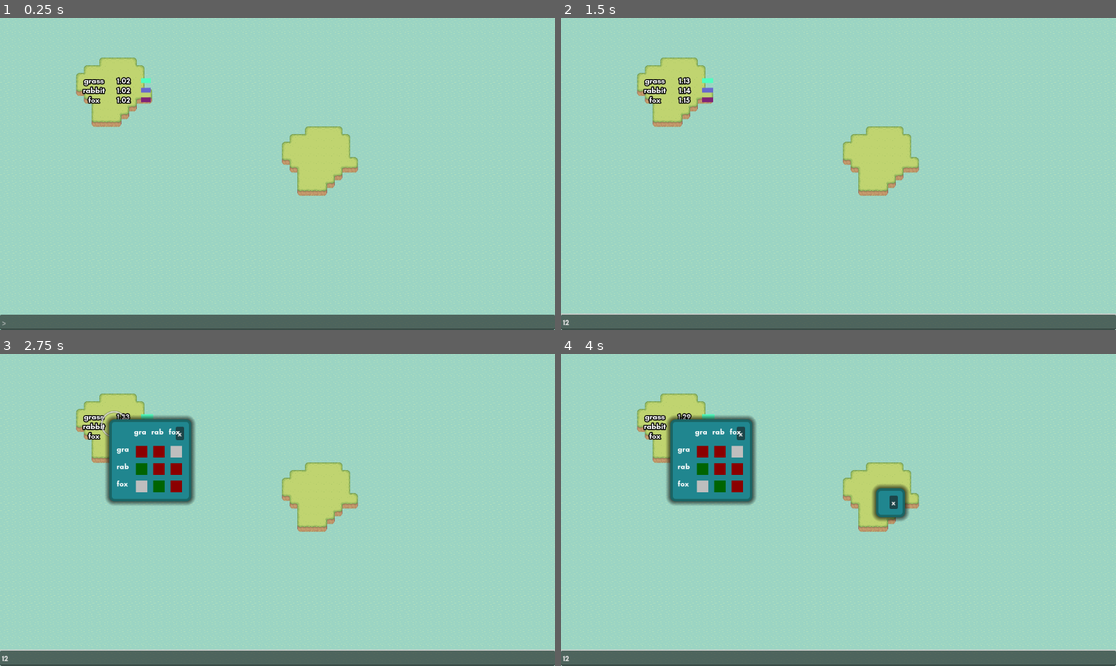
Above: before the commit, frames 1-4 (two rows, left to right).
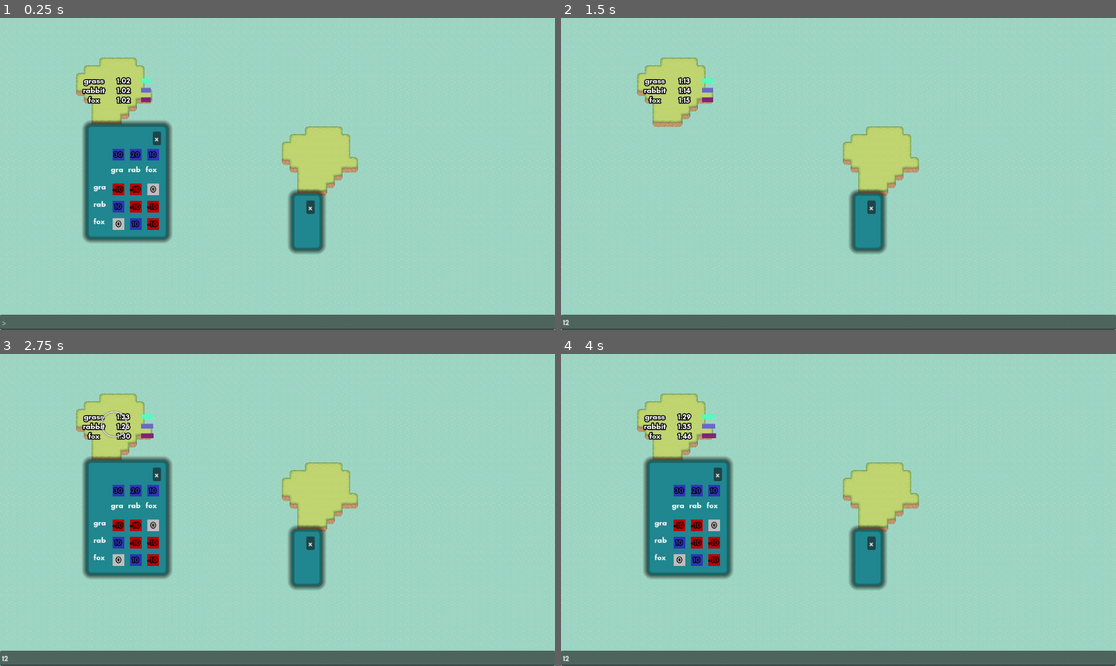
Above: after the commit, the same moments.

Repository: quimnuss/eco
Game: Godot game, scene res://scenes/world.tscn
The game is run twice, just before and just after one commit, with the same random seed, the same clock (stepped at 60 frames per second) and the same inputs.
Inputs (mouse positions are in pixels of both pictures, inside the frame that each line leads up to):
- Up to frame 1 (0.25 s): no input
- Up to frame 2 (1.5 s): click (838, 323) at 0.52 s; type "12" at 0.6 s; click (716, 139) at 1.25 s, where only the run after the commit has a clickable "x"
- Up to frame 3 (2.75 s): tap Enter at 2 s; move the mouse to (111, 422) at 2.02 s; hold Up (ui_up) from 2.03 s (still down); click (111, 422) at 2.17 s
- Up to frame 4 (4 s): tap Space at 2.75 s; move the mouse to (877, 491) at 2.77 s; release Up (ui_up) at 2.78 s; hold Down (ui_down) 2.78-3.53 s; click (877, 491) at 2.92 s; move the mouse to (894, 441) at 3.52 s; hold Up (ui_up) from 3.53 s (still down); click (894, 441) at 3.67 s

The runs differ from the first frame. In frame 1, 7.6% of the frame differs, in the area x 14-59%, y 32-76%; in frame 2, 1.8%; in frame 3, 10%; in frame 4, 11%, in the area x 0-100%, y 19-96%.

Commit message:
new: ui grid for growth and mutuality

Diff:
--- a/actors/glv.gd
+++ b/actors/glv.gd
@@ -89,6 +89,12 @@
         mutuality[index][i] = new_mutuality[i]
     growth[index] = new_growth
 
+func change_mutuality(index_i : int, index_j : int, new_mutuality : float):
+    mutuality[index_i][index_j] = new_mutuality
+
+func change_growth(index_i : int, new_growth : float):
+    growth[index_i] = new_growth
+
 func add_species(species_name : String, new_mutuality : Array, new_growth : float):
     for species_index in range(num_species):
         mutuality[species_index].push_back(0)
--- a/actors/island.tscn
+++ b/actors/island.tscn
@@ -1,6 +1,6 @@
 [gd_scene load_steps=10 format=3 uid="uid://bu1g3ij4mtfhj"]
 
-[ext_resource type="Script" path="res://scripts/migration_pickable.gd" id="1_evnkm"]
+[ext_resource type="Script" path="res://scripts/island.gd" id="1_evnkm"]
 [ext_resource type="Script" path="res://actors/glv.gd" id="2_pg5or"]
 [ext_resource type="TileSet" uid="uid://bxwxldjtw4p8n" path="res://world/island_tileset.tres" id="4_bmc6s"]
 [ext_resource type="Script" path="res://actors/pops.gd" id="4_q8gvr"]
@@ -17,8 +17,8 @@
 fill_from = Vector2(0.5, 0.5)
 metadata/_snap_enabled = true
 
-[sub_resource type="RectangleShape2D" id="RectangleShape2D_7o84u"]
-size = Vector2(74, 62)
+[sub_resource type="RectangleShape2D" id="RectangleShape2D_8wx60"]
+size = Vector2(200, 200)
 
 [node name="Island" type="Node2D"]
 script = ExtResource("1_evnkm")
@@ -40,6 +40,16 @@
 position = Vector2(-80, -16)
 script = ExtResource("4_q8gvr")
 
+[node name="SpeciesGrid" parent="." instance=ExtResource("6_e82f1")]
+anchors_preset = 2
+anchor_top = 1.0
+anchor_bottom = 1.0
+offset_left = -48.0
+offset_top = 85.0
+offset_right = -48.0
+offset_bottom = 85.0
+grow_vertical = 0
+
 [node name="Highlight" type="Polygon2D" parent="."]
 visible = false
 texture = SubResource("GradientTexture2D_k4nnm")
@@ -50,16 +60,11 @@
 script = ExtResource("5_hc6sn")
 
 [node name="CollisionShape2D" type="CollisionShape2D" parent="Area2D"]
-shape = SubResource("RectangleShape2D_7o84u")
-
-[node name="SpeciesGrid" parent="." instance=ExtResource("6_e82f1")]
-visible = false
-anchors_preset = 2
-anchor_top = 1.0
-anchor_bottom = 1.0
-grow_vertical = 0
+shape = SubResource("RectangleShape2D_8wx60")
 
 [connection signal="densities_update" from="GLV" to="Pops" method="_on_glv_densities_update"]
 [connection signal="num_species_changed" from="GLV" to="Pops" method="_on_glv_num_species_changed"]
 [connection signal="species_changed" from="GLV" to="SpeciesGrid" method="_on_glv_species_changed"]
+[connection signal="change_growth" from="SpeciesGrid" to="GLV" method="change_growth"]
+[connection signal="change_mutuality" from="SpeciesGrid" to="GLV" method="change_mutuality"]
 [connection signal="island_clicked" from="Area2D" to="." method="_on_area_2d_island_clicked"]
--- a/data/3_sample_0.tres
+++ b/data/3_sample_0.tres
@@ -1,4 +1,4 @@
-[gd_resource type="Resource" script_class="GLVSample" load_steps=2 format=3]
+[gd_resource type="Resource" script_class="GLVSample" load_steps=2 format=3 uid="uid://civar63veinm5"]
 
 [ext_resource type="Script" path="res://actors/glv_sample.gd" id="1_12wmr"]
 
--- a/scripts/migration_pickable.gd
+++ b/scripts/island.gd
@@ -4,6 +4,8 @@
 @export var island_id : int = -1
 @export var glv_sample : GLVSample
 @onready var highlight : Polygon2D = $Highlight
+@onready var tile_map = $TileMap
+@onready var collision_shape_2d = $Area2D/CollisionShape2D
 
 @onready var glv : GLV = $GLV
 @onready var pops = $Pops
@@ -24,12 +26,10 @@
     pops.set_num_species(glv.num_species)
     pops.set_species_names(glv.species_names)
 
-    var island_shape : CollisionShape2D = $Area2D/CollisionShape2D as CollisionShape2D
-    var island_rect : Rect2i = $TileMap.get_used_rect()
-    island_shape.shape.size = island_rect.size
-    island_shape.position = island_rect.position
+    species_grid._on_glv_species_changed(glv.species_names, glv.mutuality, glv.growth)
 
-    species_grid._on_glv_species_changed(glv.species_names, glv.mutuality, glv.growth)
+    var island_rect : Rect2i = tile_map.get_used_rect()
+    collision_shape_2d.shape.size = island_rect.size*16
 
 
 func _on_change_species(island : int, species_name : String, growth : float, mutuality : Array):
--- a/ui/range_rect.gd
+++ b/ui/range_rect.gd
@@ -1,4 +1,5 @@
 extends TextureRect
+class_name RangeRect
 
 var index_i : int
 var index_j : int
@@ -7,25 +8,60 @@
 var value : float
 
 @export var increments : float = 0.001
+@onready var label = $Label
 
-signal turn_up(index_i, index_j)
-signal turn_down(index_i, index_j)
+var is_growth : bool = false
 
-func set_color(new_value, max_value):
+signal change_mutuality(index_i: int, index_j : int, new_value : float)
+signal change_growth(index_i : int, new_value : float)
+
+func _ready():
+    self.label.set_text("%d" % (self.value*1000))
+    pass
+
+func gradient_color(ratio : float) -> Color:
+    var color_palette : Array = [
+        "#bd0000", "#d7191c", "#e76818", "#f29e2e", "#f9d057", "#ffff8c",
+        "#90eb9d", "#00ccbc", "#00a6ca", "#2c7bb6", "#2c35b6"
+    ]
+    var color_a : Color = color_palette[floor(ratio*10)]
+    var color_b : Color = color_palette[ceil(ratio*10)]
+    var sub_color_ratio : float = (ratio*10 - floor(ratio*10))
+    return color_a * sub_color_ratio + (1-sub_color_ratio) * color_b
+
+func change_max_value(new_max_value : float):
+    self.max_value = new_max_value
+    self.set_color(self.value)
+
+func set_color(new_value : float):
     if abs(new_value) < 0.0001:
         self.modulate = Color.GRAY
+        self.value = 0
+        self.label.set_text("0")
         return
-    var ratio = clamp(abs(new_value/max_value),0,1)*0.3 + 0.7
-    var base_color = Color.DARK_RED if new_value < 0 else Color.DARK_GREEN
-    self.set_modulate(base_color*ratio)
+    var ratio = (clamp(new_value/max_value,-1.0,1.0)+1.0)/2.0
+    var g_color : Color = gradient_color(ratio)
+    self.set_modulate(g_color)
+    self.value = new_value
+    self.label.set_text("%d" % (self.value*1000))
 
-func _input(event):
+func _gui_input(event):
     if event is InputEventMouseButton and event.is_pressed():
-        if event.button_index == MOUSE_BUTTON_WHEEL_UP:
-            self.value += increments
-            self.set_color(self.value,self.max_value)
-            turn_up.emit(index_i, index_j)
-        elif event.button_index == MOUSE_BUTTON_WHEEL_DOWN:
-            self.value -= increments
-            self.set_color(self.value,self.max_value)
-            turn_down.emit(index_i, index_j)
+        if event.button_index == MOUSE_BUTTON_WHEEL_UP or event.button_index == MOUSE_BUTTON_WHEEL_DOWN:
+            if event.button_index == MOUSE_BUTTON_WHEEL_UP:
+                self.value += increments
+            elif event.button_index == MOUSE_BUTTON_WHEEL_DOWN:
+                self.value -= increments
+            self.set_color(self.value)
+            if is_growth:
+                change_growth.emit(index_i, self.value)
+            else:
+                change_mutuality.emit(index_i, index_j, self.value)
+
+func _on_mouse_entered():
+    #self.label.visible = true
+    pass
+
+func _on_mouse_exited():
+    #self.label.visible = false
+    pass
--- a/ui/range_rect.tscn
+++ b/ui/range_rect.tscn
@@ -6,11 +6,25 @@
 [node name="TextureRect" type="TextureRect"]
 modulate = Color(0.745098, 0.745098, 0.745098, 1)
 custom_minimum_size = Vector2(32, 32)
-offset_left = 36.0
-offset_top = 36.0
-offset_right = 68.0
-offset_bottom = 68.0
+offset_right = 32.0
+offset_bottom = 32.0
 texture = ExtResource("1_dt58j")
 expand_mode = 2
 stretch_mode = 3
 script = ExtResource("2_781f5")
+
+[node name="Label" type="Label" parent="."]
+layout_mode = 0
+offset_left = -4.0
+offset_top = 1.0
+offset_right = 36.0
+offset_bottom = 30.0
+theme_override_colors/font_color = Color(1, 1, 1, 1)
+theme_override_colors/font_outline_color = Color(0, 0, 0, 1)
+theme_override_constants/outline_size = 6
+text = "10"
+horizontal_alignment = 1
+vertical_alignment = 1
+
+[connection signal="mouse_entered" from="." to="." method="_on_mouse_entered"]
+[connection signal="mouse_exited" from="." to="." method="_on_mouse_exited"]
--- a/ui/species_grid.gd
+++ b/ui/species_grid.gd
@@ -1,5 +1,6 @@
 extends Control
-@onready var grid_container : GridContainer = $PanelContainer/GridContainer
+@onready var grid_container : GridContainer = $PanelContainer/VBoxContainer/GridContainer
+@onready var growths : HBoxContainer = $PanelContainer/VBoxContainer/Growths
 @export var square : Control
 
 @export var num_species : int = 3
@@ -7,6 +8,13 @@
 @export var rebuild : bool = false
 
 var species_names : Array[String]
+
+var max_mutuality : float
+
+signal change_mutuality(index_i : int, index_j : int, new_mutuality : float)
+signal change_growth(index_i : int, new_growth : float)
+
+const EPSILON : float = 0.0001
 
 func _ready():
     refresh_grid()
@@ -16,13 +24,29 @@
     #for child in grid_container.get_children():
         #child.queue_free()
     var papa = grid_container.get_parent()
+    growths.queue_free()
+    growths = HBoxContainer.new()
+    papa.add_child(growths)
     grid_container.queue_free()
     grid_container = GridContainer.new()
     grid_container.columns = num_species+1
     papa.add_child(grid_container)
+
     var empty_square : Label = Label.new()
     empty_square.set_size(Vector2(32,32))
     grid_container.add_child(empty_square)
+
+    var empty_square2 : Label = Label.new()
+    empty_square2.set_size(Vector2(32,32))
+    empty_square2.set_custom_minimum_size(Vector2(32,32))
+    growths.add_child(empty_square2)
+    for i in range(num_species):
+        var one_square = preload('res://ui/range_rect.tscn').instantiate()
+        one_square.is_growth = true
+        one_square.index_i = i
+        one_square.index_j = -1
+        one_square.change_growth.connect(_on_change_growth)
+        growths.add_child(one_square)
 
     for i in range(num_species):
         var species_name : Label = create_species_label(i)
@@ -36,14 +60,24 @@
             var one_square = preload('res://ui/range_rect.tscn').instantiate()
             one_square.index_i = i
             one_square.index_j = j
-            one_square.turn_up.connect(_on_turn_up)
-            one_square.turn_down.connect(_on_turn_down)
+            one_square.change_mutuality.connect(_on_change_mutuality)
             grid_container.add_child(one_square)
 
-func _on_turn_up(index_i : int, index_j : int):
-    pass
-func _on_turn_down(index_i : int, index_j : int):
-    pass
+func _on_change_mutuality(index_i : int, index_j : int, new_value : float):
+    change_mutuality.emit(index_i, index_j, new_value)
+
+    # update maximum in grid
+    var new_max_mutuality : float = 0
+    for child in grid_container.get_children():
+        if child is RangeRect:
+            new_max_mutuality = max(new_max_mutuality, abs(child.value))
+    if abs(new_max_mutuality - self.max_mutuality) > EPSILON and new_max_mutuality > EPSILON:
+        for child in grid_container.get_children():
+            if child is RangeRect:
+                child.change_max_value(new_max_mutuality)
+
+func _on_change_growth(index_i : int, new_value : float):
+    change_growth.emit(index_i, new_value)
 
 func create_species_label(index : int) -> Label:
     var species_name : Label = Label.new()
@@ -64,15 +98,23 @@
     species_names = new_species_names
     refresh_grid()
     var grid_children : Array = grid_container.get_children()
-    var max_mutuality : float = 0
+    var new_max_mutuality : float = 0
     for species_mutual : Array in mutuality:
-        max_mutuality = max(abs(species_mutual.max()),abs(species_mutual.min()))
+        new_max_mutuality = max(new_max_mutuality, abs(species_mutual.max()), abs(species_mutual.min()))
+    self.max_mutuality = new_max_mutuality
+    prints('max_mutuality',max_mutuality)
     for i in range(num_species):
         for j in range(num_species):
             if abs(mutuality[i][j]) > 0.0001:
                 var children_index : int = (i+1)*(num_species+1) + (j+1)
-                var square : TextureRect = grid_children[children_index]
-                square.set_color(mutuality[i][j],max_mutuality)
+                var square : RangeRect = grid_children[children_index]
+                square.max_value = self.max_mutuality
+                square.set_color(mutuality[i][j])
+
+    var growth_children : Array = growths.get_children()
+    for i in range(num_species):
+        var square : RangeRect = growth_children[i+1]
+        square.set_color(growth[i])
 
 func _on_button_pressed():
     self.visible = false
--- a/ui/species_grid.tscn
+++ b/ui/species_grid.tscn
@@ -1,7 +1,6 @@
-[gd_scene load_steps=4 format=3 uid="uid://cxdx1cm2a7b4t"]
+[gd_scene load_steps=3 format=3 uid="uid://cxdx1cm2a7b4t"]
 
 [ext_resource type="Script" path="res://ui/species_grid.gd" id="1_naxn0"]
-[ext_resource type="PackedScene" uid="uid://du8lhrvi6hj8h" path="res://ui/range_rect.tscn" id="2_36p31"]
 
 [sub_resource type="StyleBoxFlat" id="StyleBoxFlat_0a1o6"]
 bg_color = Color(0.12549, 0.52549, 0.560784, 1)
@@ -26,13 +25,6 @@
 script = ExtResource("1_naxn0")
 num_species = 4
 
-[node name="RangeRect" parent="." instance=ExtResource("2_36p31")]
-layout_mode = 0
-offset_left = 0.0
-offset_top = 0.0
-offset_right = 32.0
-offset_bottom = 32.0
-
 [node name="Label" type="Label" parent="."]
 layout_mode = 0
 offset_right = 40.0
@@ -55,7 +47,10 @@
 layout_mode = 2
 text = "x"
 
-[node name="GridContainer" type="GridContainer" parent="PanelContainer"]
+[node name="Growths" type="HBoxContainer" parent="PanelContainer/VBoxContainer"]
+layout_mode = 2
+
+[node name="GridContainer" type="GridContainer" parent="PanelContainer/VBoxContainer"]
 layout_mode = 2
 
 [connection signal="pressed" from="PanelContainer/VBoxContainer/HBoxContainer/Button" to="." method="_on_button_pressed"]
Not shown: 1 places in scenes/world.tscn that only renumber resources
